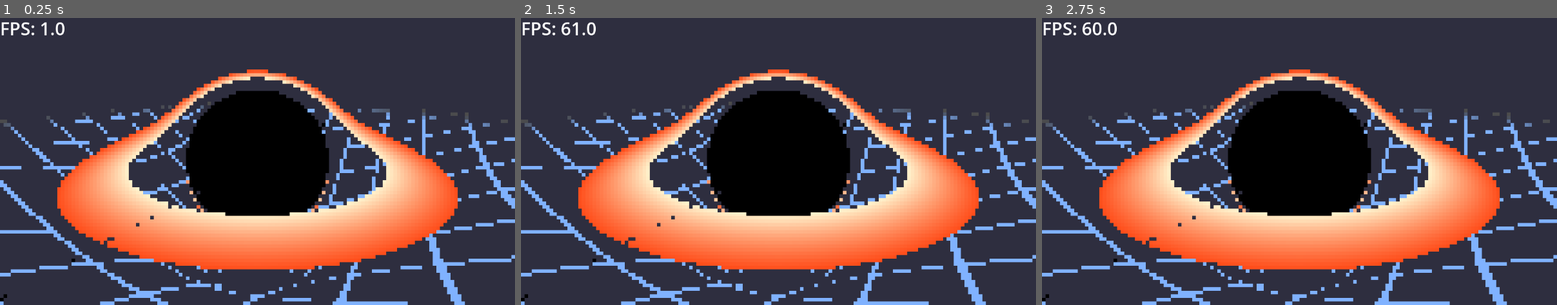
Above: before the commit, frames 1-3 (left to right).
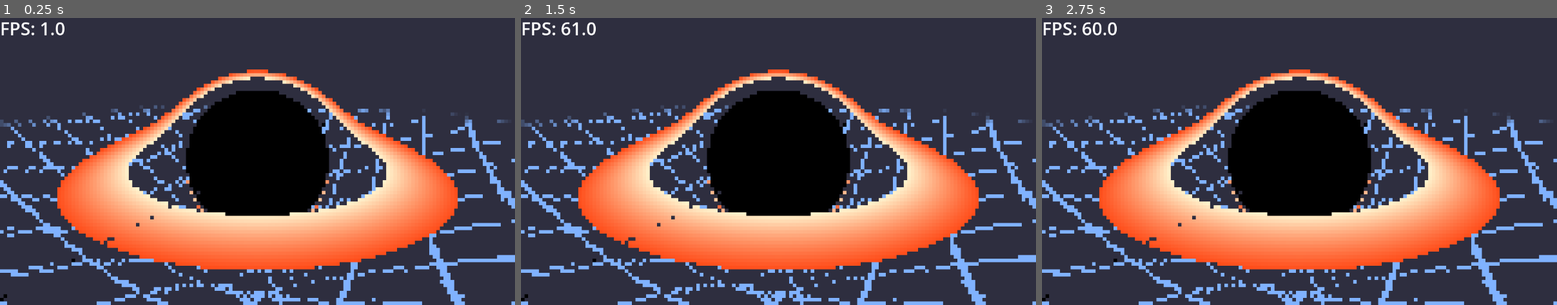
Above: after the commit, the same moments.

Repository: PixelSaver/black-pixhole
Game: Godot game, scene res://scriptsnscenes/main/main.tscn
The game is run twice, just before and just after one commit, with the same random seed, the same clock (stepped at 60 frames per second) and the same inputs.
Inputs (mouse positions are in pixels of both pictures, inside the frame that each line leads up to):
- Up to frame 1 (0.25 s): no input
- Up to frame 2 (1.5 s): tap Enter at 0.5 s; move the mouse to (891, 147) at 0.52 s; click (891, 147) at 0.67 s; move the mouse to (675, 175) at 1.27 s; click (675, 175) at 1.42 s
- Up to frame 3 (2.75 s): tap Space at 2 s; move the mouse to (1351, 98) at 2.02 s; click (1351, 98) at 2.17 s

The runs differ from the first frame. In frame 1, 4.5% of the frame differs, in the area x 0-100%, y 29-100%; in frame 2, 4.5%; in frame 3, 4.5%.

Commit message:
Made grid transparent to itself

Diff:
--- a/scriptsnscenes/hole_3d_attempt2/3drk_4_att_2.gdshader
+++ b/scriptsnscenes/hole_3d_attempt2/3drk_4_att_2.gdshader
@@ -358,97 +358,48 @@
 
     if (!show_grid) return false;
 
-    // search t in [0, tFar]
     float tNear = 0.0;
-    float tFar = grid_range * 2.; // search slightly beyond grid_range to be safe
-
-    const int coarseSamples = 128;
-    float tPrev = tNear;
-    vec3 pPrev = origin + dir * tPrev;
-    // skip if outside XZ region initially
-    float yPrev = pPrev.y - calculateWarpedGridY(pPrev.x, pPrev.z);
-
-    for (int i = 1; i <= coarseSamples; ++i) {
-        float tf = float(i) / float(coarseSamples);
+    float tFar = grid_range * 2.;
+    const int samples = 128;
+
+    float prevY = origin.y - calculateWarpedGridY(origin.x, origin.z);
+    float prevT = tNear;
+
+    for (int i = 1; i <= samples; ++i) {
+        float tf = float(i) / float(samples);
         float t = mix(tNear, tFar, tf);
         vec3 p = origin + dir * t;
 
-        // If this sample is outside XZ bounds, update and continue
-        float distXZ = length(vec2(p.x, p.z));
-        if (distXZ > grid_range || distXZ < schwarzschild_radius * 1.001) {
-            tPrev = t;
-            pPrev = p;
-            yPrev = p.y - calculateWarpedGridY(p.x, p.z);
-            continue;
-        }
+        // Skip points outside radial bounds
+        float distXZ = length(p.xz);
+        if (distXZ > grid_range || distXZ < schwarzschild_radius * 1.001) continue;
 
         float yNow = p.y - calculateWarpedGridY(p.x, p.z);
 
-        // look for a sign change (ray crossing the implicit surface) or very close approach
-        if (yPrev * yNow <= 0.0 || abs(yNow) < 1e-4) {
-            // bracket [tPrev, t] contains the crossing — refine with bisection
-            float ta = tPrev;
-            float tb = t;
-            for (int it = 0; it < 10; ++it) { // 10 iterations -> good precision
-                float tm = 0.5 * (ta + tb);
-                vec3 pm = origin + dir * tm;
-                // keep pm within valid XZ region
-                float pmDist = length(vec2(pm.x, pm.z));
-                if (pmDist > grid_range || pmDist < schwarzschild_radius * 1.001) {
-                    // if mid went outside, move interval away
-                    ta = tm;
-                    continue;
-                }
-                float fm = pm.y - calculateWarpedGridY(pm.x, pm.z);
-                if (abs(fm) < 1e-6) {
-                    ta = tm;
-                    tb = tm;
-                    break;
-                }
-                float fa = (origin + dir * ta).y - calculateWarpedGridY((origin + dir * ta).x, (origin + dir * ta).z);
-                // choose half with sign change or smaller absolute
-                if (fa * fm <= 0.0) {
-                    tb = tm;
-                } else {
-                    ta = tm;
-                }
-            }
-
-            float tHit = 0.5 * (ta + tb);
-            vec3 pHit = origin + dir * tHit;
-
-            // Final sanity check: must be inside XZ range
-            float finalDistXZ = length(vec2(pHit.x, pHit.z));
-            if (finalDistXZ > grid_range || finalDistXZ < schwarzschild_radius * 1.001) {
-                // Hit lies outside allowed region -> ignore
-                return false;
-            }
-
-            // Check whether this hit lies on a grid line
+        // Detect a sign change (surface crossing)
+        if (prevY * yNow <= 0.0) {
+            // approximate intersection between prev and current
+            float frac = abs(prevY) / (abs(prevY) + abs(yNow) + 1e-6);
+            vec3 hit = mix(p, origin + dir * prevT, frac);
+
+            // Check if this intersection is *on a line*
             float lineStr;
-            if (!isOnGridLine(pHit.x, pHit.z, lineStr)) {
-                return false;
-            }
-
-            // compute edge fade from exact hit point
-            float edgeFade = getGridEdgeFade(pHit.xz);
-
-            // final strength: line strength * global alpha * edge fade
-            float strength = grid_alpha * lineStr * edgeFade;
-
-            if (strength > 0.001) {
-                gridStrength = strength;
-                hitPos = pHit;
-                return true; // first hit only
+            if (isOnGridLine(hit.x, hit.z, lineStr)) {
+                // Fade near edges of grid_range
+                float fade = getGridEdgeFade(hit.xz);
+                gridStrength = grid_alpha * lineStr * fade;
+                hitPos = hit;
+                return true;
             } else {
-                return false;
+                // Not on a visible line → skip and keep searching
+                prevY = yNow;
+                prevT = t;
+                continue;
             }
         }
 
-        // continue walking samples
-        tPrev = t;
-        pPrev = p;
-        yPrev = yNow;
+        prevY = yNow;
+        prevT = t;
     }
 
     return false;
@@ -538,11 +489,10 @@
 
         // Grid intersection using straight (non-bent) ray
         if (straightHitGrid) {
-                // We already applied edge fade inside the check function (via getGridEdgeFade(hitPos.xz))
+                // We already applied edge fade inside the check function (via getGridEdgeFade(hitPos.xz))i
                 float finalGridStrength = straightGridStrength;
                 // Mix background and grid using the final strength
                 color_out = mix(background_color, grid_color, finalGridStrength);
-                alpha = finalGridStrength;
             } else {
                 color_out = background_color;
             }
